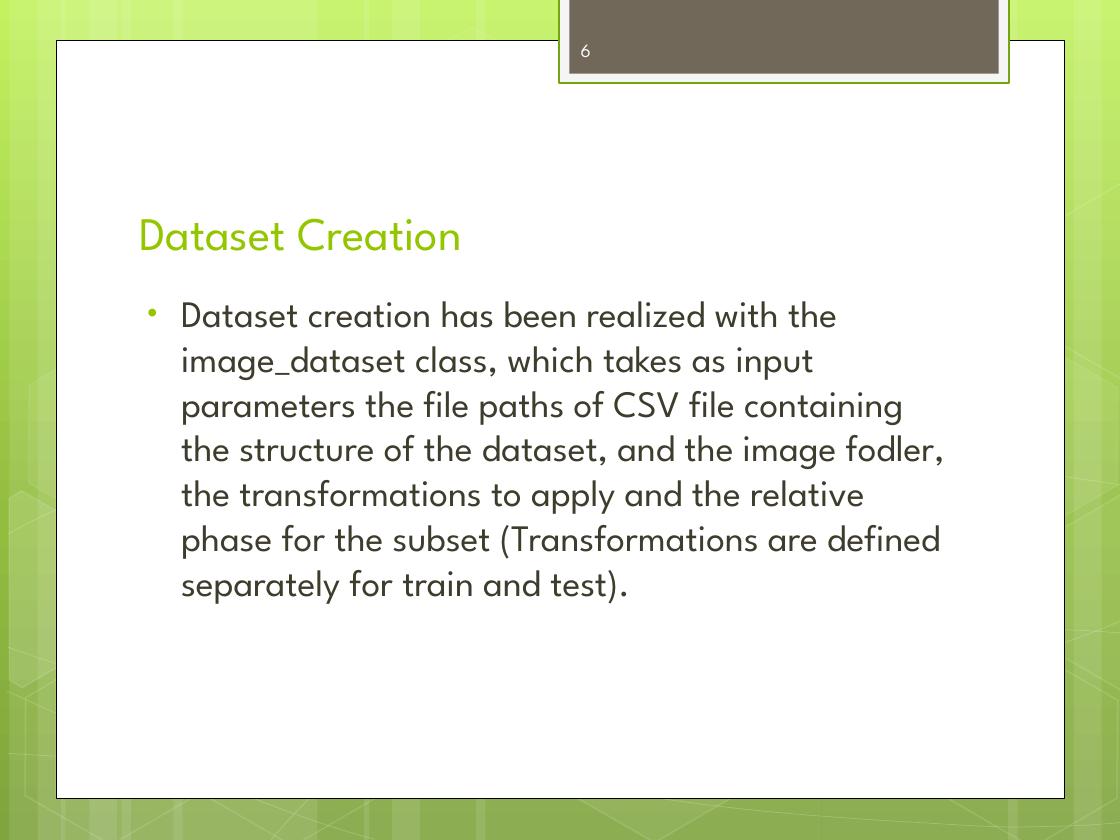
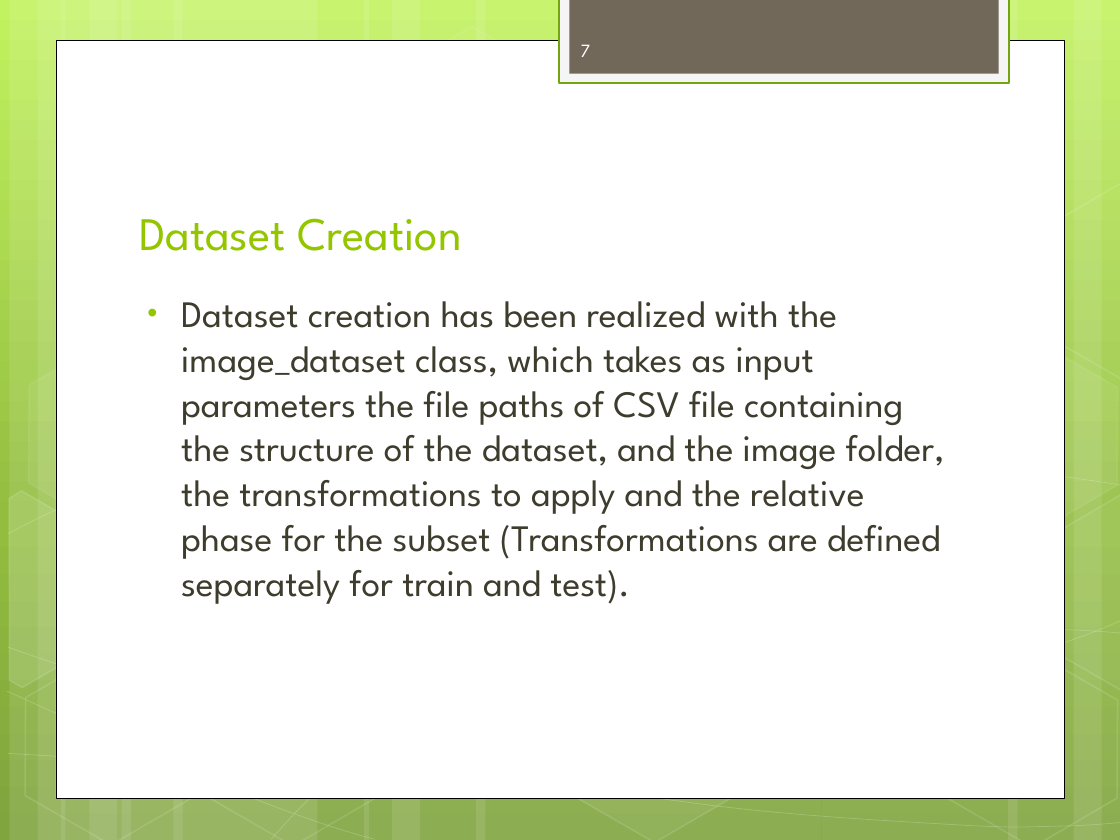
Before and after one commit to RaiMar96/AdversarialAttacksAndInterpretability-covid-chestxray-, a slide deck: slide 7 of docs/ProjectOverview.pptx (slide 6 before the commit). Drawn at 1120x840 pixels with LibreOffice and Linux fonts; fonts in the diff are those of the drawing. Boxes give left, top, right and bottom in pixels: in the first picture for what was removed or moved away, otherwise in the second. Text is boxed around its words. In the diff, an @@ line names an element or a change of style, - is before the commit and + after.

```diff
--- a/docs/ProjectOverview.pptx
+++ b/docs/ProjectOverview.pptx
@@ page number at box(581, 44, 591, 57): text changed @@
-6
+7
@@ text at box(181, 301, 945, 604): text changed @@
-• Dataset creation has been realized with the image_dataset class, which takes as input parameters the file paths of CSV file containing the structure of the dataset, and the image fodler, the transformations to apply and the relative phase for the subset (Transformations are defined separately for train and test).
+• Dataset creation has been realized with the image_dataset class, which takes as input parameters the file paths of CSV file containing the structure of the dataset, and the image folder, the transformations to apply and the relative phase for the subset (Transformations are defined separately for train and test).
```
Also in this commit, not shown: 5 other slides changed, 9 slides added, 3 slides removed, 2 other files.
